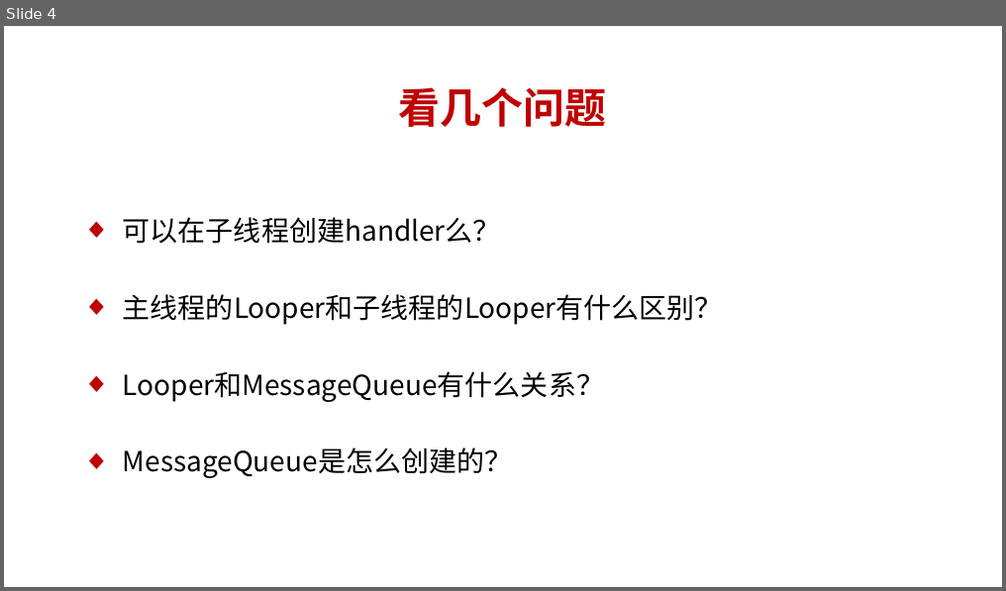
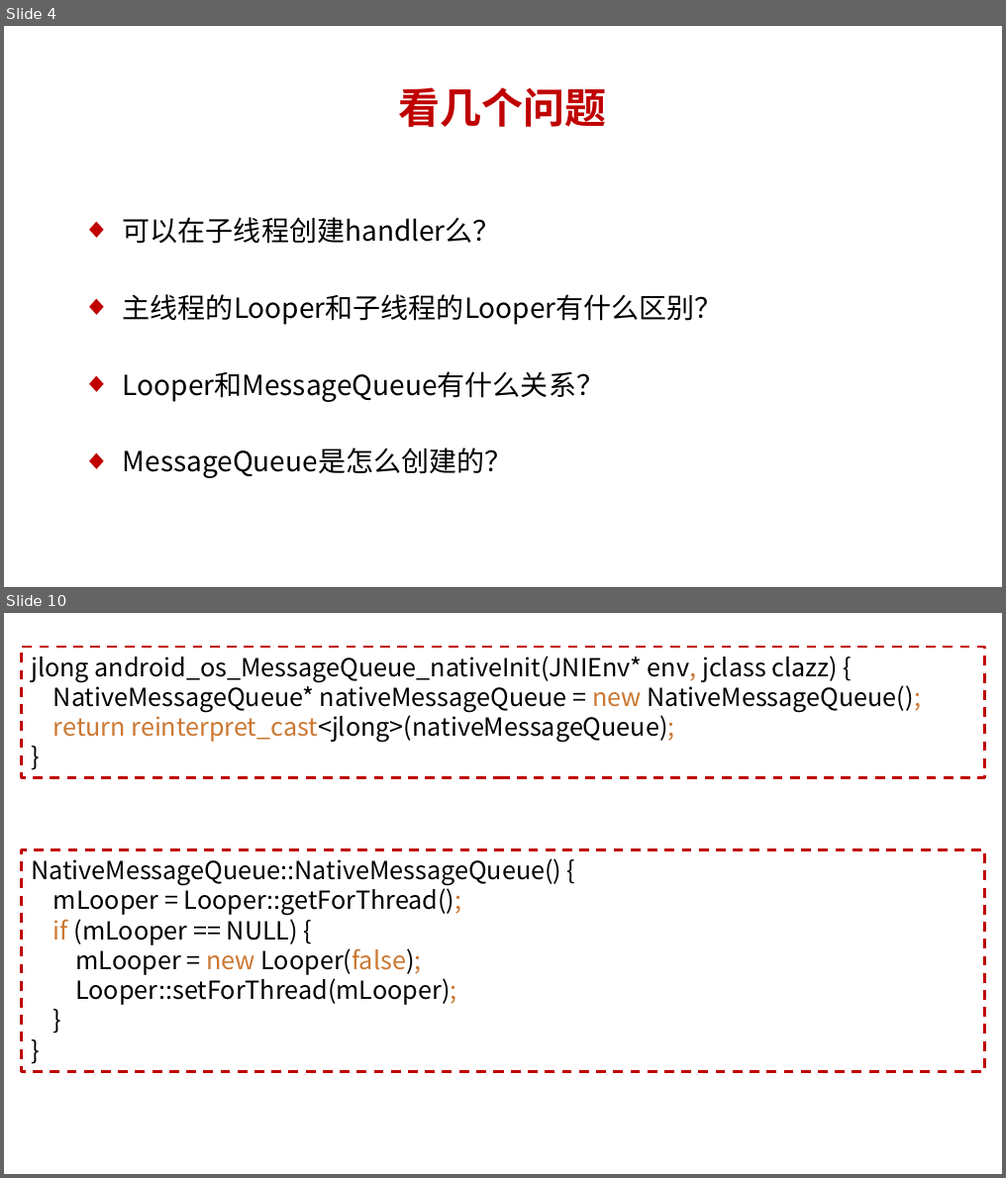
Before and after one commit to dingjikerbo/Android-Interview, a slide deck: Android Framework课程/第10章 线程通信/10.1 说说线程的消息队列是怎么创建的.pptx. Shown one above the other, each under a label of ours: slide 4 before the commit, slides 4 and 10 after it; the slides between them are not shown. The pictures are 1006x591 and 1006x1178 pixels, drawn with LibreOffice and Linux fonts; fonts in the diff are those of the drawing. Boxes give left, top, right and bottom in pixels: in the first picture for what was removed or moved away, otherwise in the second. Text is boxed around its words. In the diff, an @@ line names an element or a change of style, - is before the commit and + after.

```diff
--- a/Android Framework课程/第10章 线程通信/10.1 说说线程的消息队列是怎么创建的.pptx
+++ b/Android Framework课程/第10章 线程通信/10.1 说说线程的消息队列是怎么创建的.pptx
@@ slide 10 added at box(4, 613, 1002, 1174), background #FFFFFF @@
@@ rectangle added at box(21, 647, 985, 777), outline #C00000 1.75 pt dashed, 18 pt, text #000000 @@
+jlong android_os_MessageQueue_nativeInit(JNIEnv* env, jclass clazz) {
+NativeMessageQueue* nativeMessageQueue = new NativeMessageQueue();
+return reinterpret_cast<jlong>(nativeMessageQueue);
+}
@@ rectangle added at box(21, 851, 985, 1072), outline #C00000 1.75 pt dashed, 18 pt, text #000000 @@
+NativeMessageQueue::NativeMessageQueue() {
+mLooper = Looper::getForThread();
+if (mLooper == NULL) {
+mLooper = new Looper(false);
+Looper::setForThread(mLooper);
+}
+}
```
Also in this commit, not shown: 1 slide changed, 11 other slides added, 1 slide removed, 11 other files.
